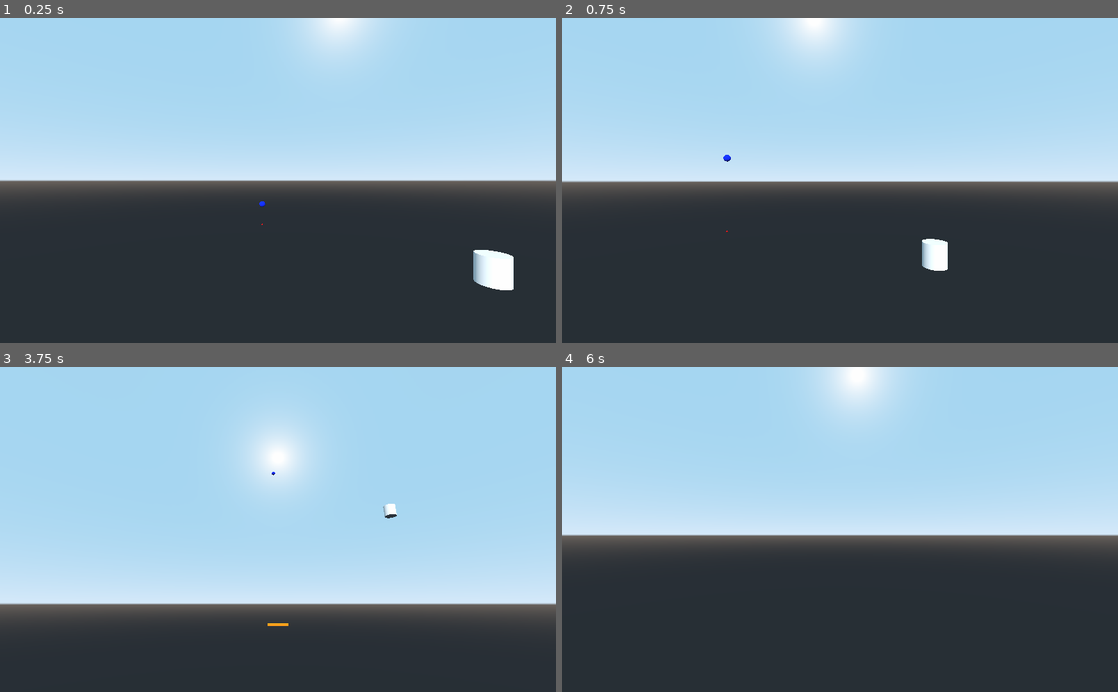
Above: before the commit, frames 1-4 (two rows, left to right).
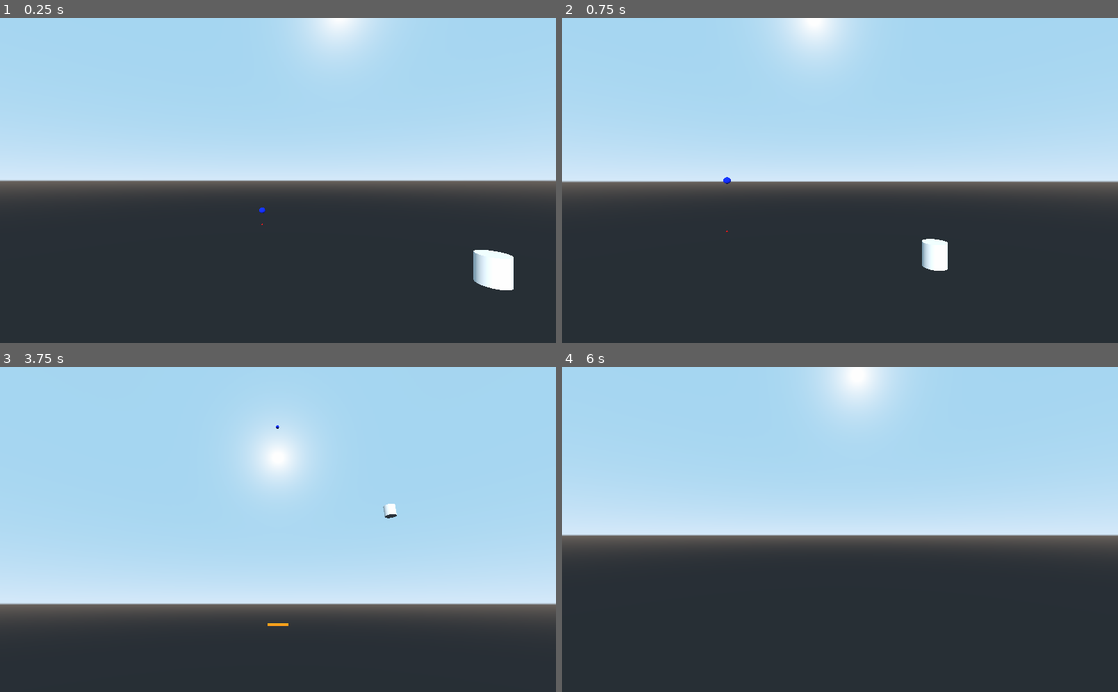
Above: after the commit, the same moments.

Repository: teratron/treaker
Game: Godot game, scene res://src/main/Main.tscn
Same seed, same stepped clock (60 frames per second), same inputs: the game is played once before the commit and once after it.
Inputs (mouse positions are in pixels of both pictures, inside the frame that each line leads up to):
- Up to frame 1 (0.25 s): no input
- Up to frame 2 (0.75 s): tap Enter at 0.5 s; move the mouse to (867, 180) at 0.52 s; press the mouse at (867, 180) at 0.53 s; hold W (move_forward) from 0.53 s (still down)
- Up to frame 3 (3.75 s): keep holding W (move_forward); move the mouse to (250, 529) at 1.27 s; release the mouse at (250, 529) at 1.28 s; tap C (toggle_camera) at 1.35 s; tap Space (move_up) at 2, 3.5 s; move the mouse to (289, 523) at 2.02 s; tap Alt (use_ability) at 2.1 s; tap Enter at 2.75 s; move the mouse to (272, 536) at 2.77 s; click (272, 536) at 2.85 s; move the mouse to (316, 532) at 3.52 s; hold C (toggle_camera) from 3.53 s (still down)
- Up to frame 4 (6 s): tap Enter at 4.25 s; move the mouse to (795, 526) at 4.27 s; release C (toggle_camera) at 4.28 s; tap Alt (use_ability) at 4.35 s; tap Space (move_up) at 5 s; move the mouse to (845, 529) at 5.02 s; press the mouse at (845, 529) at 5.03 s; move the mouse to (817, 523) at 5.77 s; release W (move_forward) at 5.78 s; release the mouse at (817, 523) at 5.78 s; hold D (move_right) from 5.78 s (still down); tap C (toggle_camera) at 5.85 s

The runs differ from the first frame. In frame 1, less than 0.1% of the frame differs, in the area x 46-48%, y 56-61%; in frame 2, less than 0.1%, in the area x 29-31%, y 42-52%; in frame 3, less than 0.1%; in frame 4, nothing differs.

Commit message:
Update Ball

Diff:
--- a/app/src/player/Ball.gd
+++ b/app/src/player/Ball.gd
@@ -1,11 +1,12 @@
 extends RigidBody
 
 
-const DEFAULT_SPEED = 12
+const DEFAULT_SPEED = 500
 #
 var _speed = DEFAULT_SPEED
 #var direction = Vector3.UP
 #var position = Transform()
+#var velocity = Vector3(0,10,0)
 #
 ##onready var _initial_pos = position
 
@@ -13,18 +14,18 @@
 func _ready():
 	#add_force(Vector3(0,10,0), Vector3(0,10,0))
 	#apply_impulse(Vector3(0,1,0), Vector3(0,10,0))
-	linear_velocity = Vector3(0,_speed,0)
+	linear_velocity = Vector3(0, _speed, 0)
 	pass
 
 
 func _physics_process(_delta):
+	#print(_delta)
 	#transform = transform.orthonormalized()
 	#print(global_transform.origin)
 
 #	_speed += delta * 2
 #	transform.origin = Vector3(-_speed, -_speed, 0) * direction
 
-	#prints(Vector3(-_speed, -_speed, 0), transform.origin)
 	#position += _speed * delta * direction
 	#transform = position.translated(Vector3(0, 1, 0))
 	pass
@@ -35,7 +36,6 @@
 #	position = _initial_pos
 #	_speed = DEFAULT_SPEED
 
-var velocity = Vector3(0,10,0)
 
 func _integrate_forces(state):
 	#prints(state.angular_velocity)
@@ -50,6 +50,7 @@
 #	else:
 #		state.linear_velocity = state.linear_velocity
 
-	state.linear_velocity = state.linear_velocity.normalized() * _speed
+	var delta = state.get_step()
+	state.linear_velocity = state.linear_velocity.normalized() * _speed * delta
 
 	pass
